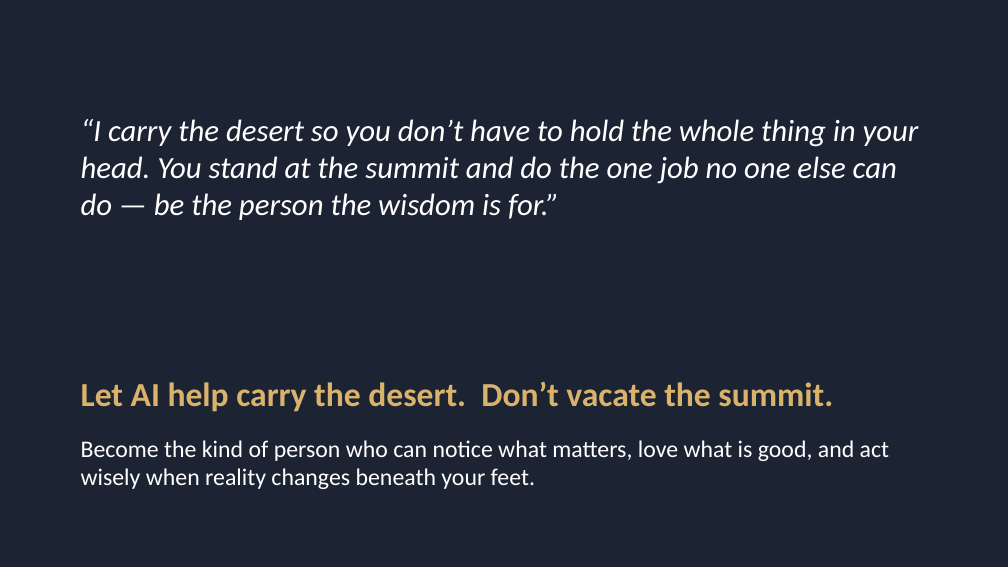
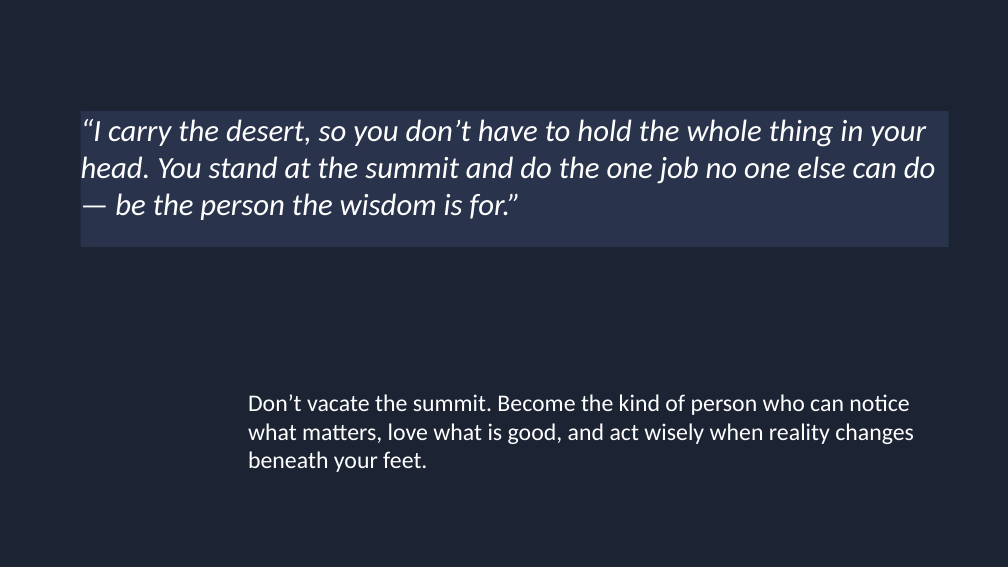
Before and after one commit to ericaraujophd/stem-slides, a slide deck: slide 23 of Session-2/S2-4-20pm-Wondergem-What-Does-It-Take-To-Be-Wise.pptx (slide 22 before the commit). Drawn at 1008x567 pixels with LibreOffice and Linux fonts; fonts in the diff are those of the drawing; background and template pictures are left out. Boxes give left, top, right and bottom in pixels: in the first picture for what was removed or moved away, otherwise in the second. Text is boxed around its words. In the diff, an @@ line names an element or a change of style, - is before the commit and + after.

```diff
--- a/Session-2/S2-4-20pm-Wondergem-What-Does-It-Take-To-Be-Wise.pptx
+++ b/Session-2/S2-4-20pm-Wondergem-What-Does-It-Take-To-Be-Wise.pptx
@@ rectangle at (0,0,1008,566): fill #1C2333 at 65% opacity to #1C2333 at 21% opacity @@
@@ text in rectangle at (81,119,936,220): text changed @@
-“I carry the desert so you don’t have to hold the whole thing in your head. You stand at the summit and do the one job no one else can do — be the person the wisdom is for.”
+“I carry the desert, so you don’t have to hold the whole thing in your head. You stand at the summit and do the one job no one else can do — be the person the wisdom is for.”
@@ rectangle "“I carry the desert, so ...": place and size @@
-rectangle "“I carry the desert, so ..." at (81,119,919,220)
+rectangle "“I carry the desert, so ..." at (81,111,949,247)
@@ rectangle "“I carry the desert, so ..." at (81,111,949,247): fill none to #2B364F at 91% opacity @@
@@ text removed at (81,381,833,412) @@
-Let AI help carry the desert. Don’t vacate the summit.
@@ text at (248,394,914,472): text changed @@
-Become the kind of person who can notice what matters, love what is good, and act wisely when reality changes beneath your feet.
+Don’t vacate the summit. Become the kind of person who can notice what matters, love what is good, and act wisely when reality changes beneath your feet.
```
Also in this commit, not shown: 11 other slides changed, 5 slides added, 3 slides removed, 3 other files.
